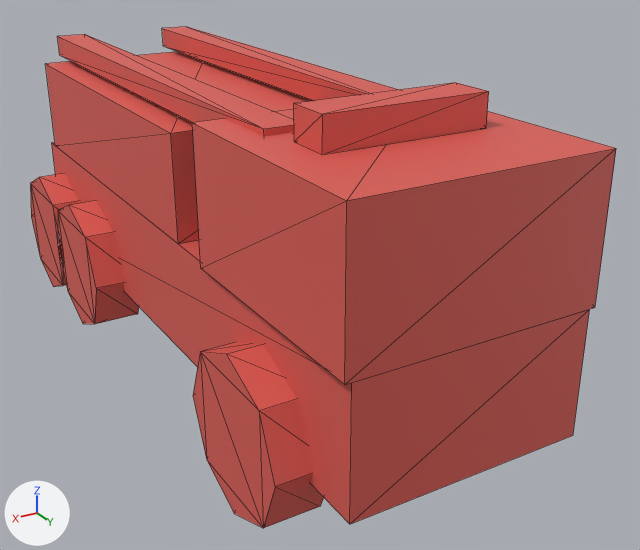
Before and after pictures for a commit that changed the glTF model packages/engine-core/assets/models/veh_fire_truck.glb.
The view is the same before and after, from a 50 mm camera at (0.676, 1.359, 0.823) aimed at (-0.087, 0.088, 0.187). Every picture has the same lights, and +X, +Y and +Z are marked at lower left. The first picture is the older version. Mesh edges are drawn as thin lines. Vertices at exactly the same position are counted once.

Script lines for the objects in view, before the commit:
```python
me_veh_fire_truck = bpy.data.meshes.new('veh_fire_truck')
me_veh_fire_truck.from_pydata(...)  # 144 vertices, 240 faces; spans x -0.245..0.245, y -0.67..0.62, z 0.0..0.58
me_veh_fire_truck.materials.append(mat_veh_fire_truck_mat)  # red #dd5d55
ob_veh_fire_truck = bpy.data.objects.new('veh_fire_truck', me_veh_fire_truck)
ob_veh_fire_truck.location = (0.0, 0.0, 0.0)
```
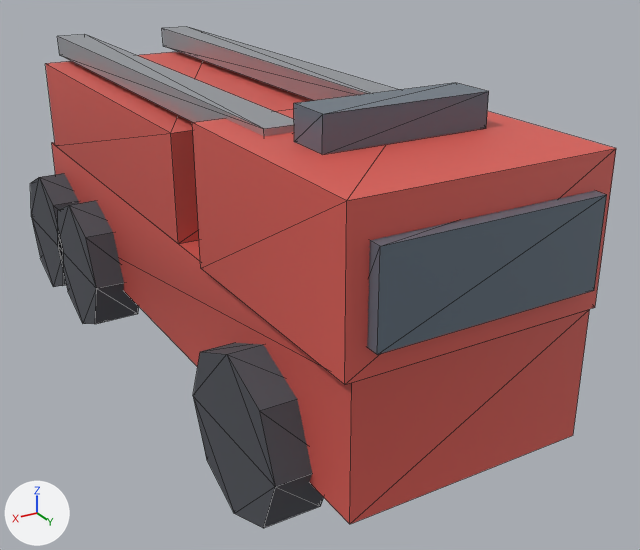
The newer file is also turned or shifted as a whole; pictures and numbers use the older file's frame.

The change, as JSON lines over the scene's bpy script:
```json
{"op": "add", "block": "mat_veh_fire_truck_dark", "code": ["mat_veh_fire_truck_dark = bpy.data.materials.new('veh_fire_truck_dark')", "# nodes: BsdfPrincipled, Mix, OutputMaterial, VertexColor", "# colours: dark grey #4d5057, mixed with the vertex colours"]}
{"op": "add", "block": "mat_veh_fire_truck_body", "code": ["mat_veh_fire_truck_body = bpy.data.materials.new('veh_fire_truck_body')", "# nodes: BsdfPrincipled, Mix, OutputMaterial, VertexColor", "# colours: red #dd5d55, mixed with the vertex colours"]}
{"op": "add", "block": "mat_veh_fire_truck_inset", "code": ["mat_veh_fire_truck_inset = bpy.data.materials.new('veh_fire_truck_inset')", "# nodes: BsdfPrincipled, Mix, OutputMaterial, VertexColor", "# colours: greyish blue #657380, mixed with the vertex colours"]}
{"op": "add", "block": "mat_veh_fire_truck_metal", "code": ["mat_veh_fire_truck_metal = bpy.data.materials.new('veh_fire_truck_metal')", "# nodes: BsdfPrincipled, Mix, OutputMaterial, VertexColor", "# colours: light grey #bfc3c9, mixed with the vertex colours"]}
{"block": "me_veh_fire_truck", "where": "# used by ob_veh_fire_truck; location = (0.0, 0.0, 0.0)"}
{"op": "remove", "block": "me_veh_fire_truck", "code": "me_veh_fire_truck.from_pydata(...)  # 144 vertices, 240 faces; spans x -0.245..0.245, y -0.67..0.62, z 0.0..0.58"}
{"op": "add", "block": "me_veh_fire_truck", "code": "me_veh_fire_truck.from_pydata(...)  # 152 vertices, 252 faces; spans x -0.245..0.245, y -0.67..0.64, z 0.0..0.58"}
{"block": "me_veh_fire_truck", "change": "me_veh_fire_truck part 1: a new loose piece, a box spanning x -0.17..0.17, y 0.58..0.64, z 0.35..0.48, in mat_veh_fire_truck_inset"}
{"block": "me_veh_fire_truck", "change": "me_veh_fire_truck part 2"}
{"block": "me_veh_fire_truck", "change": "12 faces are deleted"}
{"block": "me_veh_fire_truck", "change": "12 new faces join them, mat_veh_fire_truck_dark"}
{"block": "me_veh_fire_truck", "change": "me_veh_fire_truck part 3"}
{"block": "me_veh_fire_truck", "change": "24 faces are deleted"}
{"block": "me_veh_fire_truck", "change": "24 new faces join them, mat_veh_fire_truck_dark"}
{"block": "me_veh_fire_truck", "change": "me_veh_fire_truck part 4: 36 faces spanning x -0.2..0.2, y -0.62..0.62, z 0.11..0.53 switch from mat_veh_fire_truck_mat (red #dd5d55) to mat_veh_fire_truck_body"}
{"block": "me_veh_fire_truck", "change": "me_veh_fire_truck part 5: 12 faces spanning x -0.13..0.13, y 0.385..0.455, z 0.53..0.58 switch from mat_veh_fire_truck_mat (red #dd5d55) to mat_veh_fire_truck_inset"}
{"block": "me_veh_fire_truck", "change": "me_veh_fire_truck part 6: 24 faces spanning x -0.15..0.15, y -0.62..0.34, z 0.5..0.54 switch from mat_veh_fire_truck_mat (red #dd5d55) to mat_veh_fire_truck_metal"}
{"block": "me_veh_fire_truck", "change": "me_veh_fire_truck part 7: 96 faces spanning x -0.245..0.245, y -0.67..0.53, z 0.0..0.26 switch from mat_veh_fire_truck_mat (red #dd5d55) to mat_veh_fire_truck_dark"}
{"block": "me_veh_fire_truck", "change": "other edits to the shape of me_veh_fire_truck do not show in these pictures"}
```

Location of each change, [x1, y1, x2, y2] in pixels of the pictures (640 x 550 px; the box of a moved part takes in the faces that stretch with it):
```json
{"part": 1, "of": "me_veh_fire_truck", "change": "added", "after": [367, 190, 607, 355], "on screen": "blue"}
{"part": 2, "of": "me_veh_fire_truck", "change": "moved or reshaped", "before": [193, 352, 275, 528], "after": [193, 352, 275, 528]}
{"part": 3, "of": "me_veh_fire_truck", "change": "moved or reshaped", "before": [30, 177, 96, 324], "after": [30, 177, 96, 324]}
{"part": 4, "of": "me_veh_fire_truck", "change": "recoloured", "before": [52, 52, 610, 499], "after": [52, 52, 610, 499]}
{"part": 5, "of": "me_veh_fire_truck", "change": "recoloured", "before": [294, 82, 489, 154], "after": [294, 82, 489, 154]}
{"part": 6, "of": "me_veh_fire_truck", "change": "recoloured", "before": [57, 27, 399, 136], "after": [57, 27, 399, 136]}
{"part": 7, "of": "me_veh_fire_truck", "change": "recoloured", "before": [39, 173, 324, 528], "after": [39, 173, 324, 528]}
```
